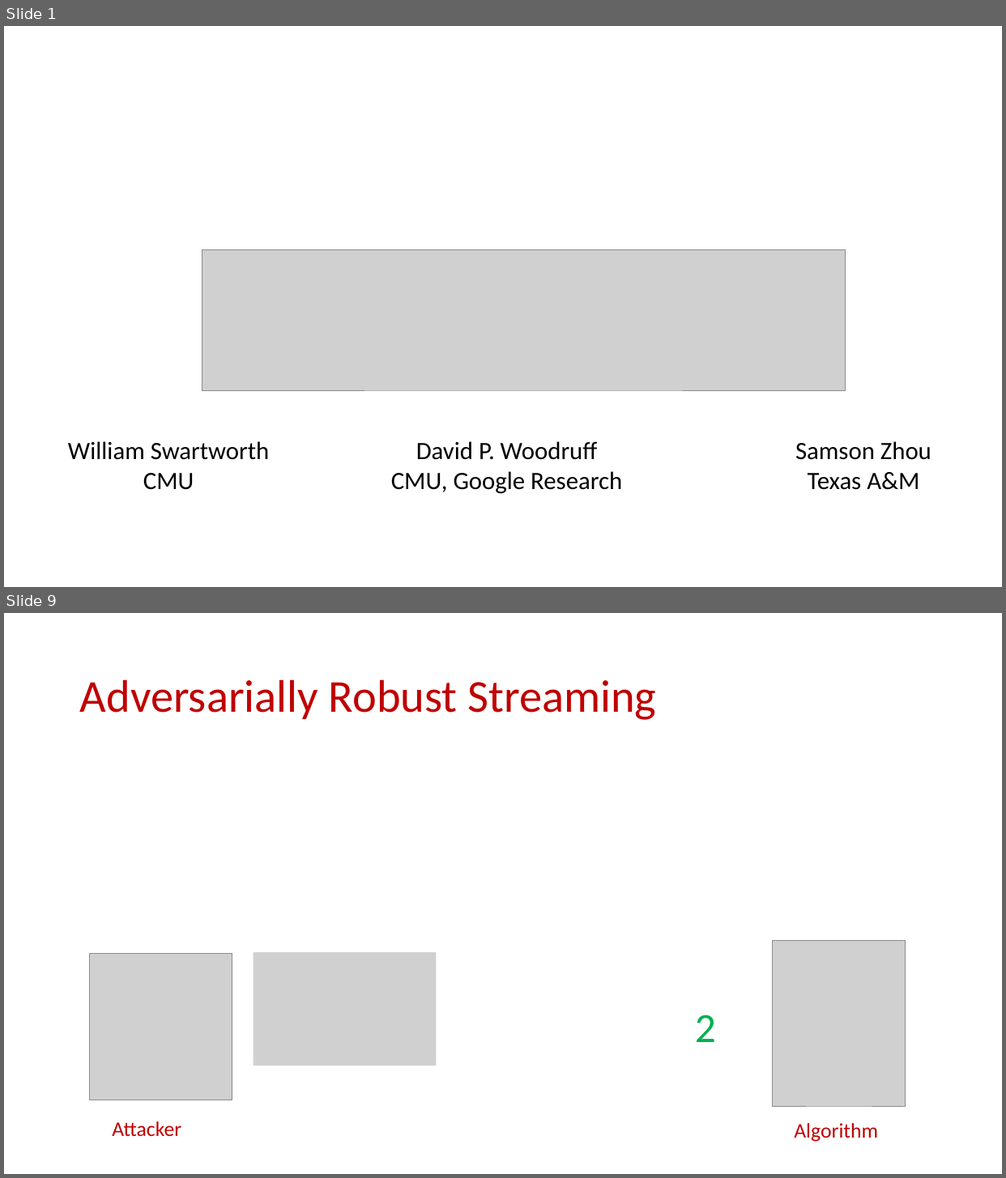
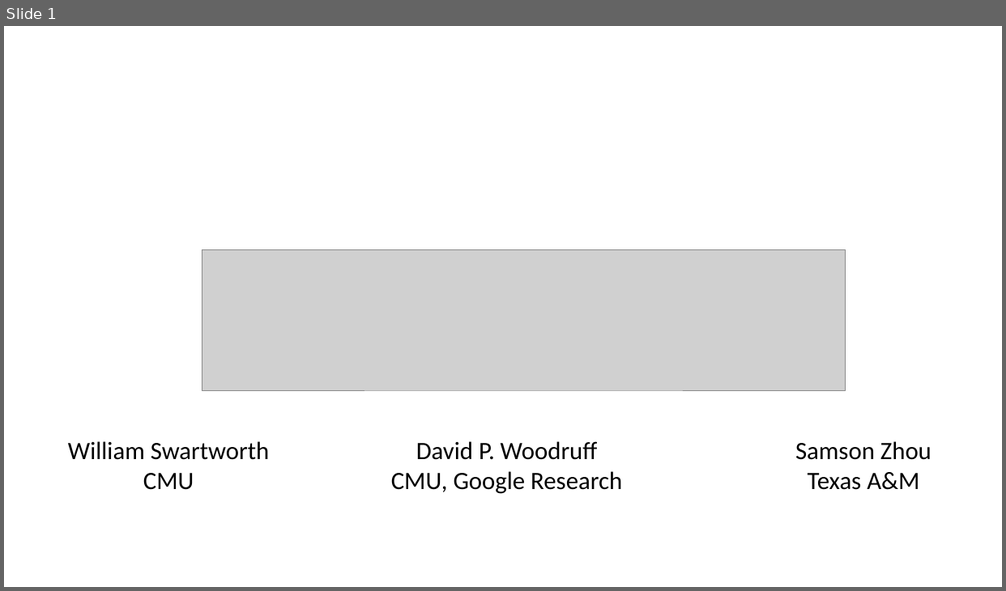
Before and after one commit to samsonzhou/samsonzhou.github.io, a slide deck: other-talks/RANDOM 2026.pptx. Shown one above the other, each under a label of ours: slides 1 and 9 before the commit, slide 1 after it; the slides between them are not shown. The pictures are 1006x1178 and 1006x591 pixels, drawn with LibreOffice and Linux fonts; fonts in the diff are those of the drawing; grey boxes stand for pictures. Boxes give left, top, right and bottom in pixels: in the first picture for what was removed or moved away, otherwise in the second. Text is boxed around its words. In the diff, an @@ line names an element or a change of style, - is before the commit and + after.

```diff
--- a/other-talks/RANDOM 2026.pptx
+++ b/other-talks/RANDOM 2026.pptx
@@ slide 9 removed at [4, 613, 1002, 1174], background #FFFFFF @@
@@ title removed at [80, 679, 656, 720] @@
-Adversarially Robust Streaming
@@ picture removed at [773, 941, 906, 1107] @@
@@ picture removed at [89, 954, 232, 1101] @@
@@ picture removed at [253, 953, 436, 1066] @@
@@ text removed at [695, 1015, 716, 1042] @@
-2
@@ text removed at [112, 1122, 181, 1136] @@
-Attacker
@@ text removed at [794, 1123, 878, 1142] @@
-Algorithm
```
Also in this commit, not shown: 1 slide changed, 3 slides added, 36 other slides removed, 3 other files.
